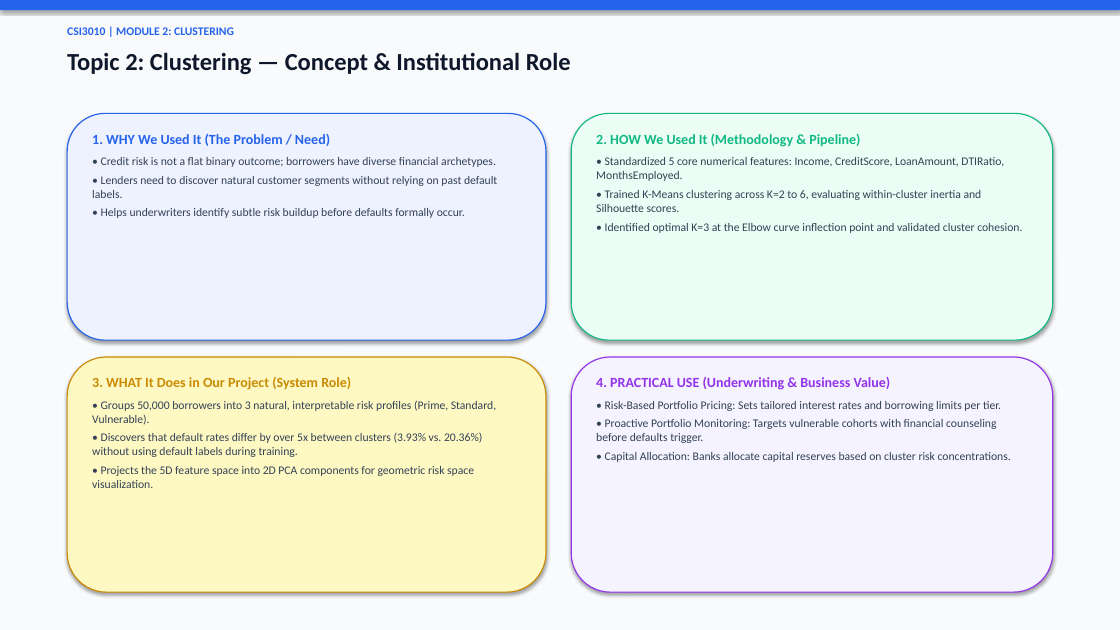
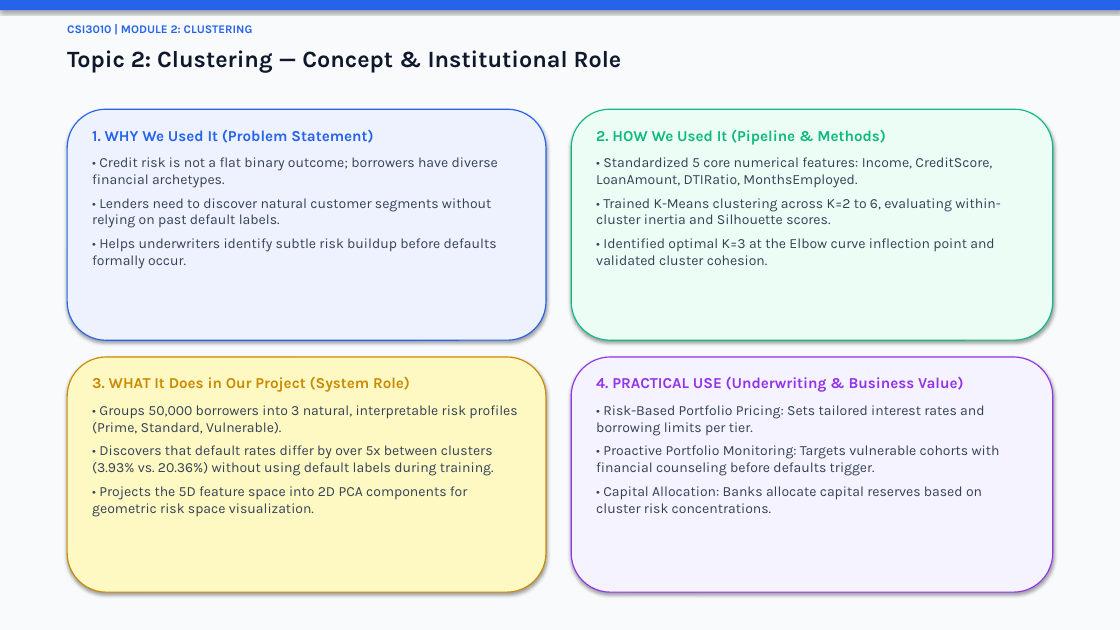
Before and after one commit to MahaprabhuK/Byte_Brigades_Loan_Default, a slide deck: slide 6 of Review2_ByteBrigades_LoanDefault.pptx. Drawn at 1120x630 pixels with LibreOffice and Linux fonts; fonts in the diff are those of the drawing. Boxes give left, top, right and bottom in pixels: in the first picture for what was removed or moved away, otherwise in the second. Text is boxed around its words. In the diff, an @@ line names an element or a change of style, - is before the commit and + after.

Commit message:
style(presentation): format with Segoe UI professional font, strict 12pt body text, and brief single-line points

```diff
--- a/Review2_ByteBrigades_LoanDefault.pptx
+++ b/Review2_ByteBrigades_LoanDefault.pptx
@@ text "CSI3010 | MODULE 2: CLUSTERING" at box(67, 25, 253, 33): font Calibri to Karla @@
@@ text "Topic 2: Clustering — Concept ..." at box(67, 50, 622, 72): size 21 to 20 pt, font Calibri to Karla @@
@@ rounded rectangle: place and size @@
-rounded rectangle at box(67, 113, 546, 340)
+rounded rectangle at box(67, 109, 546, 340)
@@ rounded rectangle: place and size @@
-rounded rectangle at box(571, 113, 1053, 340)
+rounded rectangle at box(571, 109, 1053, 340)
@@ text at box(92, 130, 373, 143): text changed; size 12 to 13 pt; font Calibri to Karla @@
-1. WHY We Used It (The Problem / Need)
+1. WHY We Used It (Problem Statement)
@@ text at box(596, 129, 886, 145): text changed; size 12 to 13 pt; font Calibri to Karla @@
-2. HOW We Used It (Methodology & Pipeline)
+2. HOW We Used It (Pipeline & Methods)
@@ text at box(92, 157, 498, 269): size 10 to 12 pt, font Calibri to Karla in "• Credit risk is not a flat ...", "• Lenders need to discover natural customer ...", "• Helps underwriters identify subtle risk buildup ..."; more space between paragraphs @@
@@ text at box(596, 157, 1000, 265): size 10 to 12 pt, font Calibri to Karla in "• Standardized 5 core numerical features: Income, ...", "• Trained K-Means clustering across K=2 to ...", "• Identified optimal K=3 at the Elbow ..."; more space between paragraphs @@
@@ text "3. WHAT It Does in ..." at box(92, 376, 517, 517): size 12 to 13 pt in "3. WHAT It Does in Our Project ..."; font Calibri to Karla; size 10 to 12 pt in "• Groups 50,000 borrowers into 3 natural, ...", "• Discovers that default rates differ by ...", "• Projects the 5D feature space into ..."; more space between paragraphs @@
@@ text "4. PRACTICAL USE (Underwriting & ..." at box(596, 377, 1000, 513): size 12 to 13 pt in "4. PRACTICAL USE (Underwriting & Business Value)"; font Calibri to Karla; size 10 to 12 pt in "• Risk-Based Portfolio Pricing: Sets tailored interest ...", "• Proactive Portfolio Monitoring: Targets vulnerable cohorts ...", "• Capital Allocation: Banks allocate capital reserves ..."; more space between paragraphs @@
```
Also in this commit, not shown: 13 other slides changed, 1 other file.
